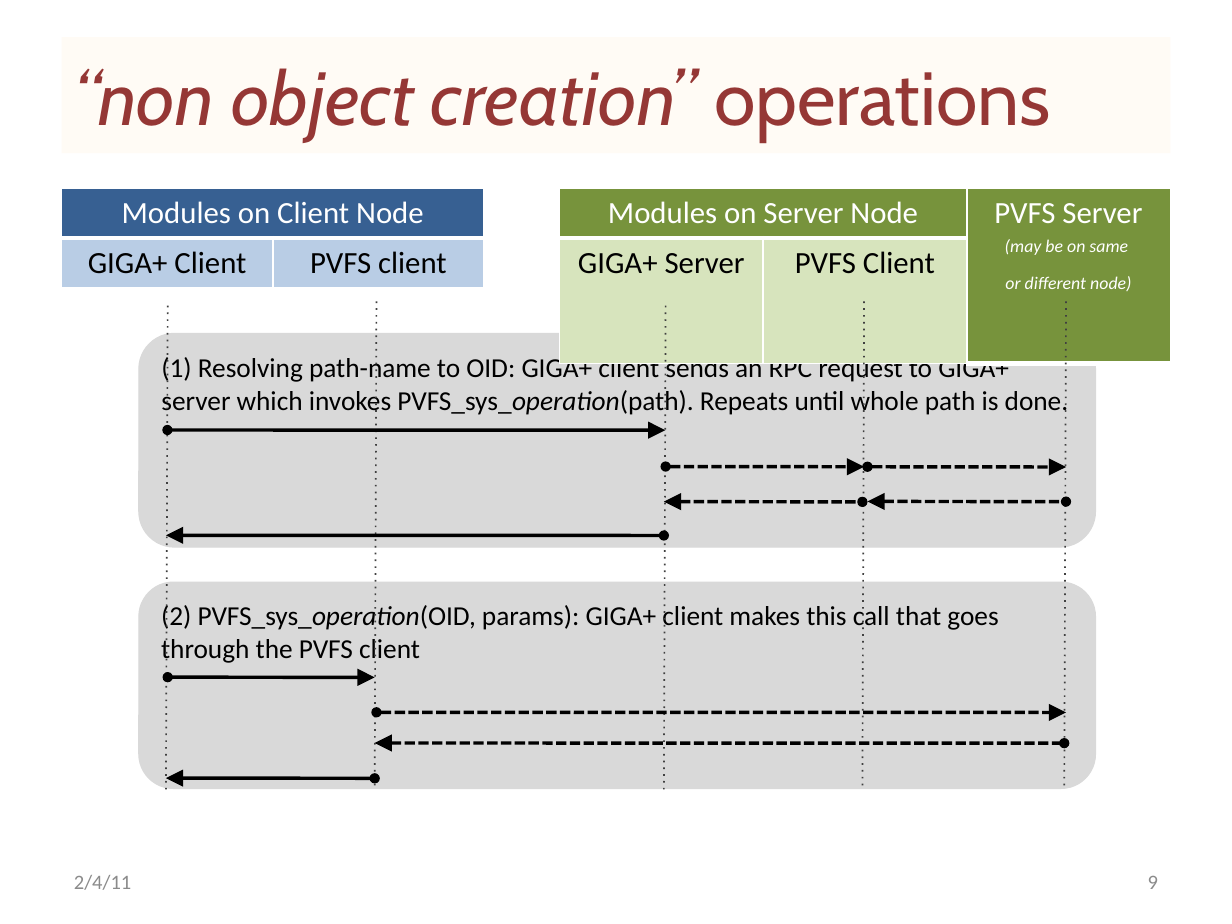
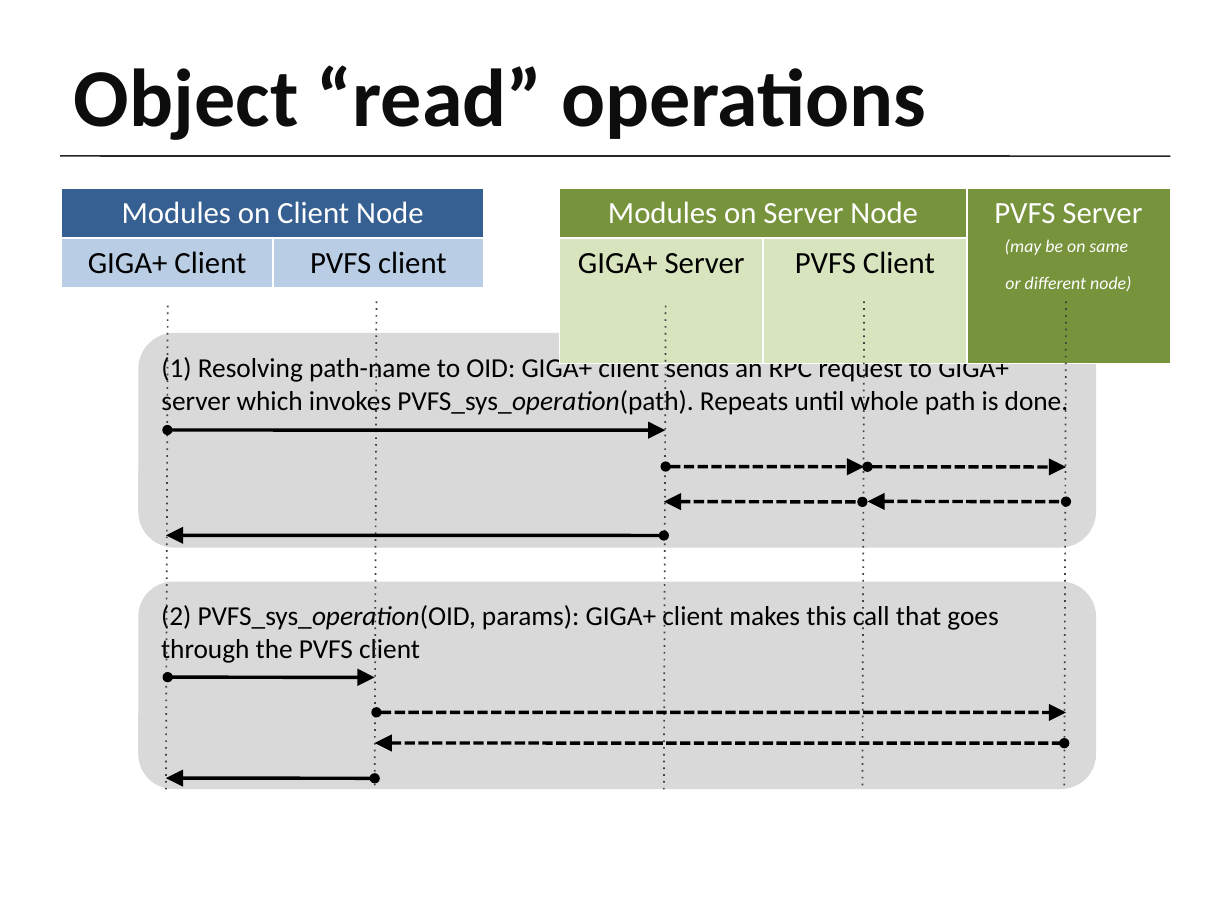
Before and after one commit to achivetta/skyefs, a slide deck: slide 6 of docs/GigaOnPVFS-Specification.pptx (slide 9 before the commit). Drawn at 1232x924 pixels with LibreOffice and Linux fonts; fonts in the diff are those of the drawing. Boxes give left, top, right and bottom in pixels: in the first picture for what was removed or moved away, otherwise in the second. Text is boxed around its words. In the diff, an @@ line names an element or a change of style, - is before the commit and + after.

```diff
--- a/docs/GigaOnPVFS-Specification.pptx
+++ b/docs/GigaOnPVFS-Specification.pptx
@@ title "Object “read” operations": place and size @@
-title "Object “read” operations" at [62,37,1170,153]
+title "Object “read” operations" at [74,65,926,140]
@@ title "Object “read” operations" at [74,65,926,140]: fill #FFFBF5 to none @@
@@ title at [74,65,926,140]: text changed; size 44 to 48 pt; font Cabin to Calibri; text colour #953735 to #0D0D0D; bold on; italic off @@
-“non object creation” operations
+Object “read” operations
@@ line added from (60, 156) to (1170, 156), #262626 1 pt @@
@@ text removed at [74,875,131,890] @@
-2/4/11
@@ page number removed at [1148,876,1158,889] @@
-9
```
Also in this commit, not shown: 7 other slides changed, 1 slide added, 5 slides removed.
